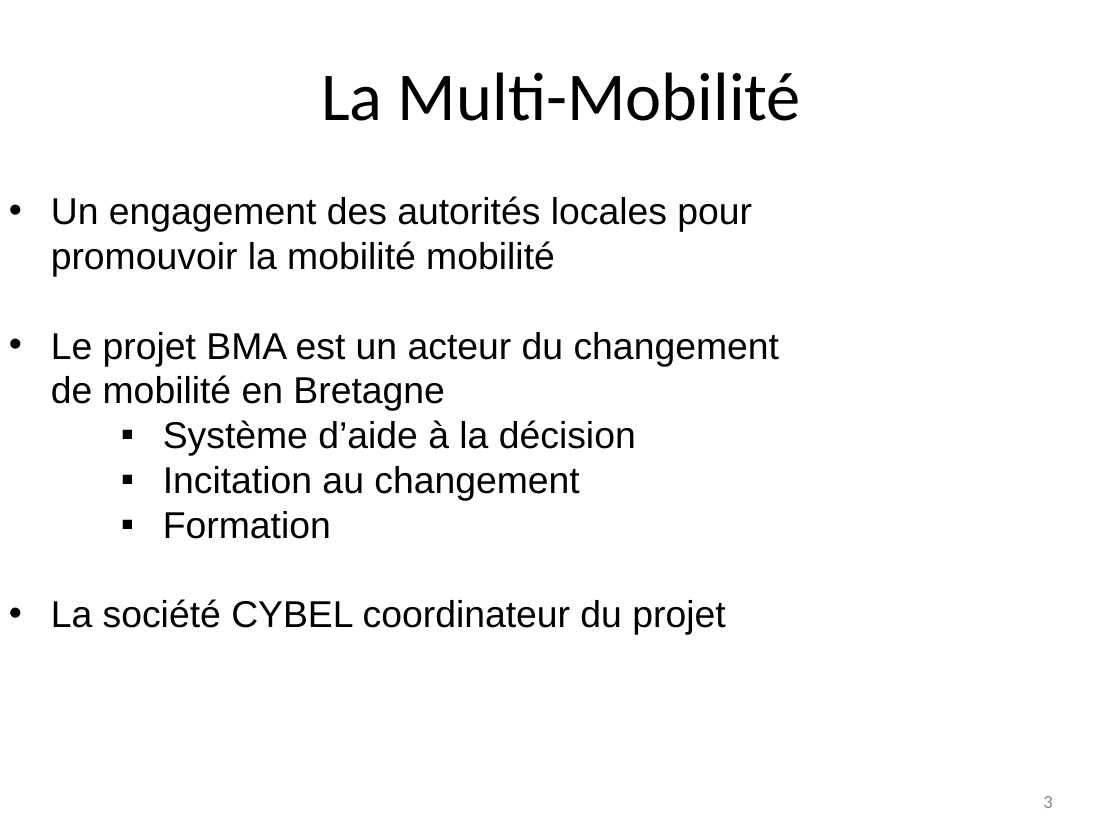
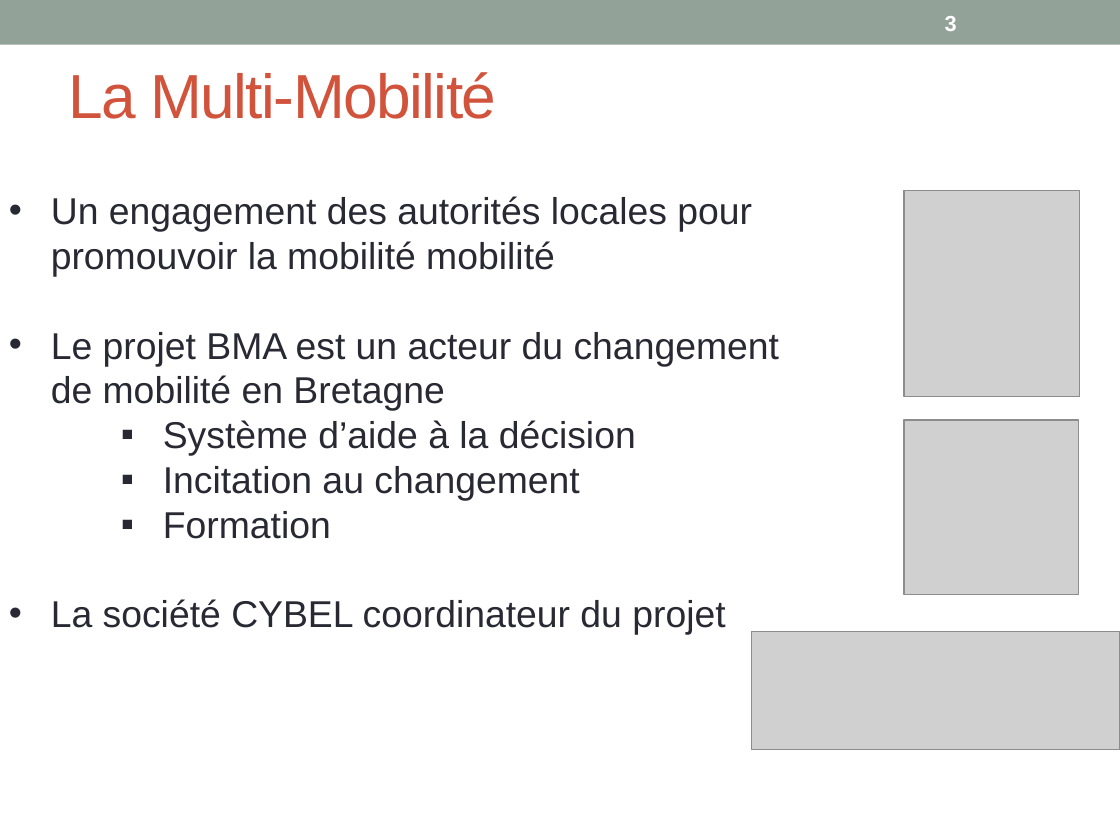
Before and after one commit to gestinronan/Projet-BMA, a slide deck: slide 3 of Documents/presentation BMA.pptx. Drawn at 1120x840 pixels with LibreOffice and Linux fonts; fonts in the diff are those of the drawing; grey boxes stand for pictures; background and template pictures are left out. Boxes give left, top, right and bottom in pixels: in the first picture for what was removed or moved away, otherwise in the second. Text is boxed around its words. In the diff, an @@ line names an element or a change of style, - is before the commit and + after.

```diff
--- a/Documents/presentation BMA.pptx
+++ b/Documents/presentation BMA.pptx
@@ rectangle added at <box>0,0,1120,45</box>, fill #93A299 @@
@@ title "La Multi-Mobilité" at <box>69,72,496,119</box>: size 44 to 40 pt, font Calibri to Arial, text colour #000000 to #D2533C, letter spacing 0 to -1 pt; alignment centre to left @@
@@ page number: place and size @@
-page number at <box>1043,796,1052,808</box>
+page number at <box>945,16,957,31</box>
@@ page number at <box>945,16,957,31</box>: size 12 to 14 pt, font Calibri to Arial, text colour #898989 to #FFFFFF, bold on; alignment right to left @@
@@ text "Un engagement des autorités locales ..." at <box>51,196,779,635</box>: text colour #000000 to #292934 @@
@@ picture added at <box>904,190,1080,396</box> @@
@@ picture added at <box>904,420,1079,595</box> @@
@@ picture added at <box>752,632,1120,750</box> @@
```
Also in this commit, not shown: 15 other slides changed, 1 slide added.
